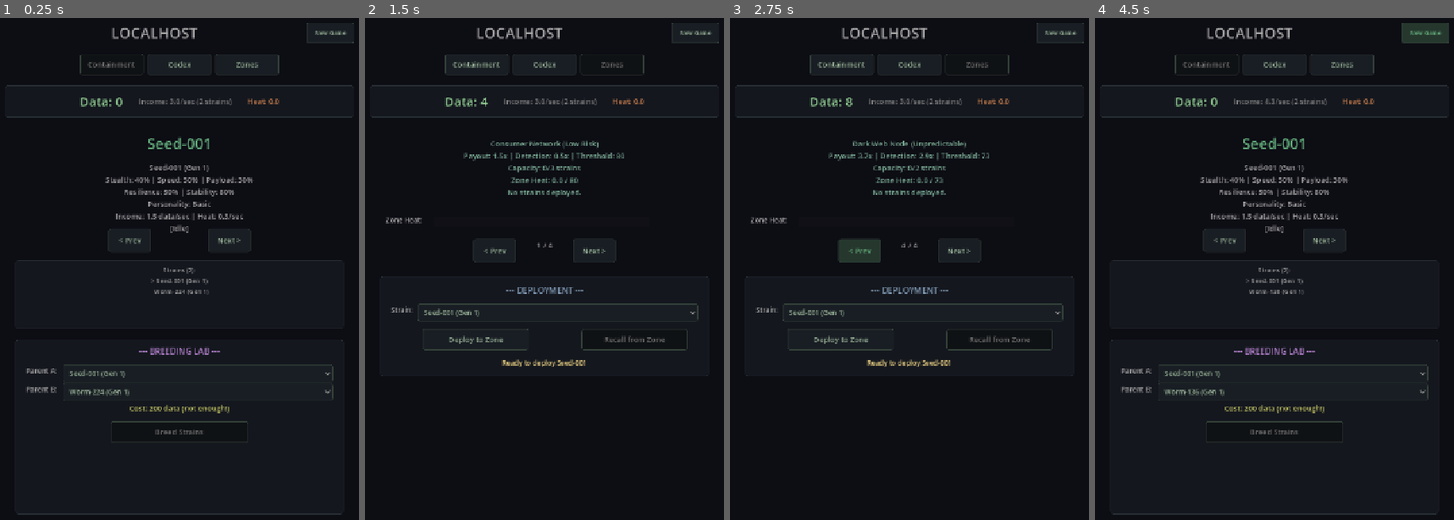
Above: before the commit, frames 1-4 (left to right).
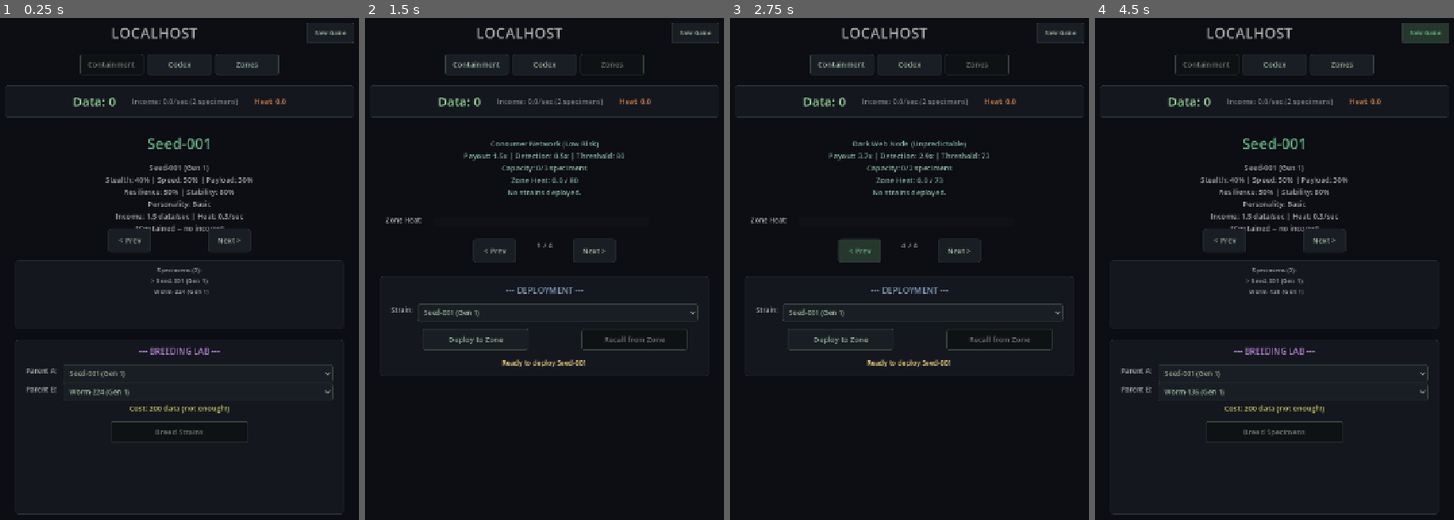
Above: after the commit, the same moments.

Repository: Dr-Bongjoose/localhost-game
Game: Godot game, scene res://scenes/main.tscn
Two runs of this game, one before a commit and one after it. Both use one fixed random seed, a clock stepped at 60 frames per second and the inputs below.
Inputs:
- Up to frame 1 (0.25 s): no input
- Up to frame 2 (1.5 s): click "Codex" at 0.5 s; click "Zones" at 1.25 s
- Up to frame 3 (2.75 s): click "< Prev" at 2 s
- Up to frame 4 (4.5 s): click "Deploy to Zone" at 2.75 s; click "Recall from Zone" at 3.5 s; click "New Game" at 4.25 s

The runs differ from the first frame. In frame 1, 0.6% of the frame differs, in the area x 20-80%, y 15-51%; in frame 2, 0.6%; in frame 3, 0.6%; in frame 4, 0.7%, in the area x 20-80%, y 15-84%.

Commit message:
Remove idle income + rename strains to specimens in UI
Idle income removal:
- Specimens in containment earn ZERO data. No passive income.
- The only way to earn is to deploy specimens to zones (active decision).
- Idle label changed from '[Idle]' to '[Contained -- no income]'
- update_data_display no longer calculates idle income

Specimen renaming (user-facing text only, code class names unchanged):
- 'Strain(s)' -> 'Specimen(s)' in all UI text
- 'Breed Strains' button -> 'Breed Specimens'
- 'No strains' -> 'No specimens'
- 'Strains (N):' -> 'Specimens (N):'
- 'Need at least 2 strains' -> 'Need at least 2 specimens'
- 'Cannot breed a strain with itself' -> 'Cannot breed a specimen with itself'
- 'No strains available to deploy' -> 'No specimens available to deploy'
- 'No strains discovered yet' -> 'No specimens discovered yet'
- Zone capacity text: 'strains' -> 'specimens'

Saved for later: guard/defender vs attacker specimen roles,
numbers tuning for data rewards.

Diff:
--- a/scripts/main.gd
+++ b/scripts/main.gd
@@ -241,7 +241,7 @@
 
 	# Re-enable breed button if it was cooling
 	breed_button.disabled = false
-	breed_button.text = "Breed Strains"
+	breed_button.text = "Breed Specimens"
 
 	# Initialize a fresh new game
 	_init_new_game()
@@ -332,13 +332,13 @@
 
 func _process(delta: float) -> void:
 	# --- IDLE INCOME ---
-	# Strains not deployed to a zone still earn their base income (idle).
-	# Strains deployed to a zone earn base income * zone.data_value instead.
-	# So we calculate idle income (non-deployed strains) + zone income separately.
-	var idle_income: float = 0.0
-	for strain in player_strains:
-		if not _is_strain_deployed(strain):
-			idle_income += strain.get_income_per_second()
+	# Specimens that are NOT deployed earn ZERO data. They're sitting in
+	# containment doing nothing -- no income, no heat. The only way to earn
+	# data is to actively deploy specimens to zones.
+	# This makes every deployment a meaningful decision, not just "passive income."
+	# (Previously idle strains earned full income -- that made deployment feel
+	# optional and the game felt like a waiting simulator.)
+	var idle_income: float = 0.0  # Always zero -- no idle income anymore
 
 	# --- ZONE INCOME + TICKING ---
 	var zone_income: float = 0.0
@@ -374,9 +374,9 @@
 		if breed_cooldown <= 0.0:
 			breed_cooldown = 0.0
 			breed_button.disabled = false
-			breed_button.text = "Breed Strains"
-
-	# --- RAID NOTIFICATIONS ---
+			breed_button.text = "Breed Specimens"
+
+			# --- RAID NOTIFICATIONS ---
 	if not raid_notifications.is_empty():
 		_handle_raids(raid_notifications)
 
@@ -441,7 +441,7 @@
 
 func update_strain_display() -> void:
 	if player_strains.is_empty():
-		strain_name_label.text = "No strains"
+		strain_name_label.text = "No specimens"
 		traits_label.text = ""
 		return
 	var strain: Strain = player_strains[active_strain_index]
@@ -452,29 +452,24 @@
 	if dep_zone != null:
 		summary += "\n[Deployed: %s]" % dep_zone.zone_name
 	else:
-		summary += "\n[Idle]"
+		summary += "\n[Contained -- no income]"
 	traits_label.text = summary
 
 
 func update_data_display() -> void:
 	data_label.text = "Data: %.0f" % floor(player_data)
 
-	# Calculate total income (idle + zone)
-	var idle_income: float = 0.0
-	for strain in player_strains:
-		if not _is_strain_deployed(strain):
-			idle_income += strain.get_income_per_second()
+	# Only zone income counts (idle specimens earn nothing)
 	var z_income: float = 0.0
 	for zone in zones:
 		z_income += zone.get_zone_income()
 
-	var total_income: float = idle_income + z_income
-	income_label.text = "Income: %.1f/sec (%d strains)" % [total_income, player_strains.size()]
+	income_label.text = "Income: %.1f/sec (%d specimens)" % [z_income, player_strains.size()]
 	heat_label.text = "Heat: %.1f" % total_heat
 
 
 func update_strain_list() -> void:
-	var list_text: String = "Strains (%d):\n" % player_strains.size()
+	var list_text: String = "Specimens (%d):\n" % player_strains.size()
 	for i in range(player_strains.size()):
 		var strain: Strain = player_strains[i]
 		var marker: String = "  "
@@ -506,7 +501,7 @@
 
 func update_breed_cost_display() -> void:
 	if player_strains.size() < 2:
-		breed_cost_label.text = "Need at least 2 strains to breed"
+		breed_cost_label.text = "Need at least 2 specimens to breed"
 		breed_button.disabled = true
 		return
 	var idx_a: int = parent_a_dropdown.get_selected_id()
@@ -515,7 +510,7 @@
 	var strain_b: Strain = player_strains[idx_b]
 	var cost: int = Breeding.get_breed_cost(strain_a, strain_b)
 	if idx_a == idx_b:
-		breed_cost_label.text = "Select two DIFFERENT strains"
+		breed_cost_label.text = "Select two DIFFERENT specimens"
 		breed_button.disabled = true
 	elif player_data < cost:
 		breed_cost_label.text = "Cost: %d data (not enough!)" % cost
@@ -534,10 +529,10 @@
 	var idx_b: int = parent_b_dropdown.get_selected_id()
 
 	if idx_a == idx_b:
-		breed_result_label.text = "Cannot breed a strain with itself!"
+		breed_result_label.text = "Cannot breed a specimen with itself!"
 		return
 	if player_strains.size() < 2:
-		breed_result_label.text = "Need at least 2 strains!"
+		breed_result_label.text = "Need at least 2 specimens!"
 		return
 
 	var parent_a: Strain = player_strains[idx_a]
@@ -625,7 +620,7 @@
 func update_codex_display() -> void:
 	codex_summary_label.text = codex.get_summary()
 	if codex.get_count() == 0:
-		codex_entry_label.text = "No strains discovered yet.\nBreed strains to fill your codex!"
+		codex_entry_label.text = "No specimens discovered yet.\nBreed specimens to fill your codex!"
 		codex_counter_label.text = "0 / 0"
 		return
 	codex_index = clampi(codex_index, 0, codex.get_count() - 1)
@@ -698,7 +693,7 @@
 	if selected_strain == null:
 		zone_deploy_button.disabled = true
 		zone_recall_button.disabled = true
-		zone_action_label.text = "No strains available to deploy"
+		zone_action_label.text = "No specimens available to deploy"
 	elif zone.has_strain(selected_strain):
 		zone_deploy_button.disabled = true
 		zone_recall_button.disabled = false
--- a/scripts/zone.gd
+++ b/scripts/zone.gd
@@ -314,7 +314,7 @@
 	text += "Payout: %.1fx | Detection: %.1fx | Threshold: %.0f\n" % [
 		data_value, detection_rate, detection_threshold
 	]
-	text += "Capacity: %d/%d strains\n" % [deployed_strains.size(), capacity]
+	text += "Capacity: %d/%d specimens\n" % [deployed_strains.size(), capacity]
 	text += "Zone Heat: %.1f / %.0f\n" % [zone_heat, detection_threshold]
 	if not deployed_strains.is_empty():
 		text += "Deployed:\n"
